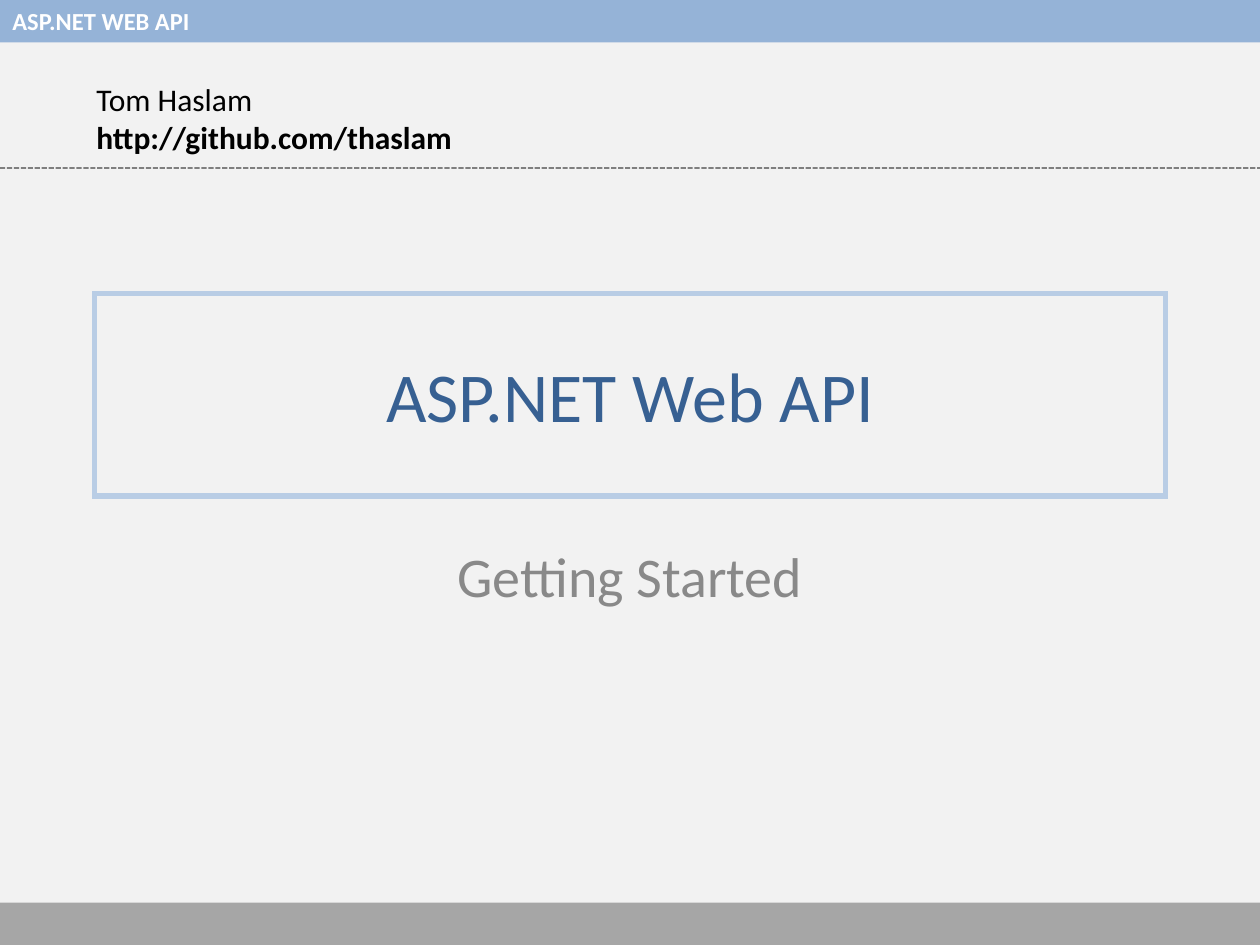
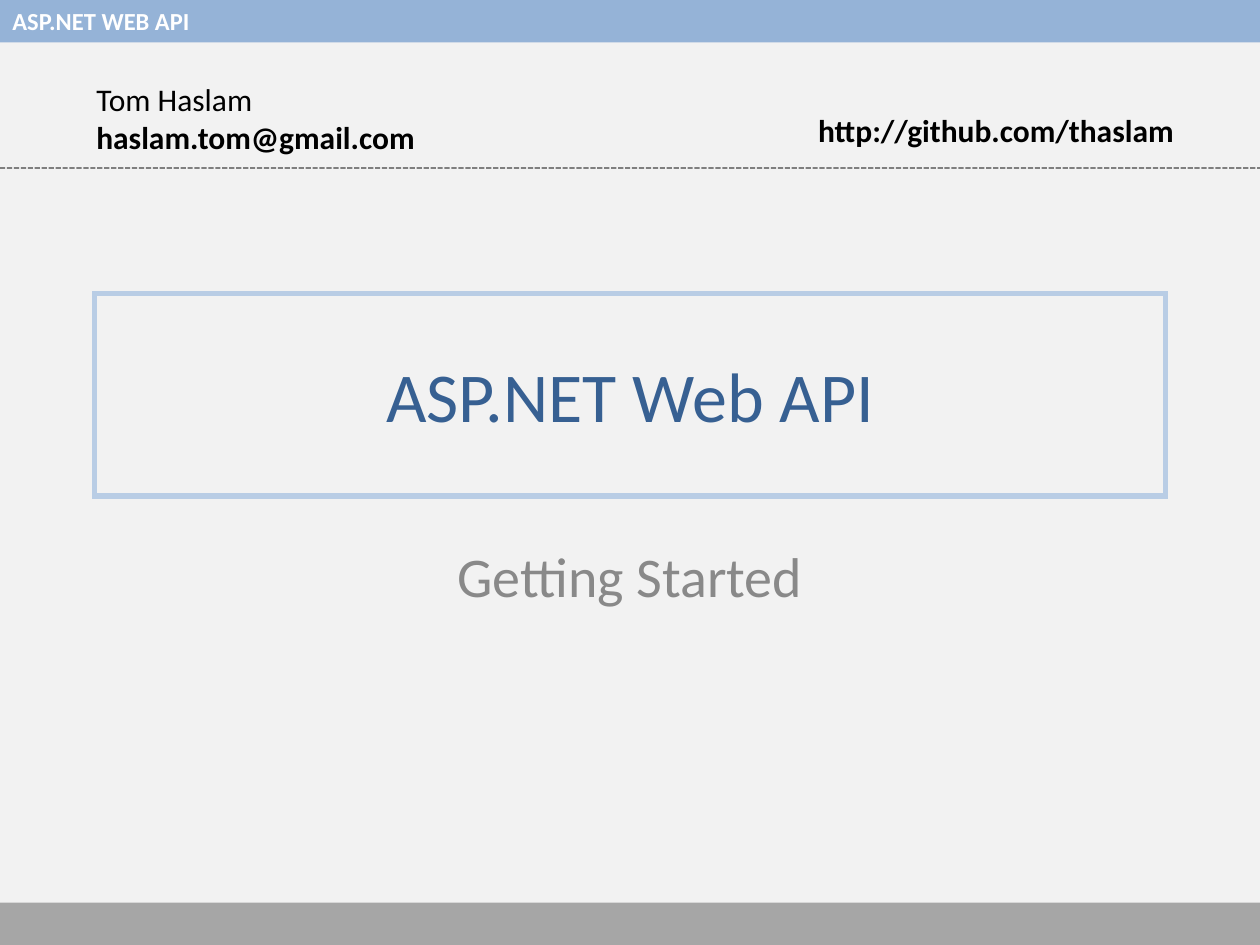
Before and after one commit to thaslam/hartford-code-camp-5, a slide deck: slide 1 of web-api-presentation.ppt. Drawn at 1260x945 pixels with LibreOffice and Linux fonts; fonts in the diff are those of the drawing. Boxes give left, top, right and bottom in pixels: in the first picture for what was removed or moved away, otherwise in the second. Text is boxed around its words. In the diff, an @@ line names an element or a change of style, - is before the commit and + after.

```diff
--- a/web-api-presentation.ppt
+++ b/web-api-presentation.ppt
@@ text at [96, 127, 414, 155]: text changed @@
-http://github.com/thaslam
+haslam.tom@gmail.com
@@ text added at [818, 120, 1174, 148], 18 pt, text #000000, bold @@
+http://github.com/thaslam
```
Also in this commit, not shown: 4 other slides changed, 3 other files.
